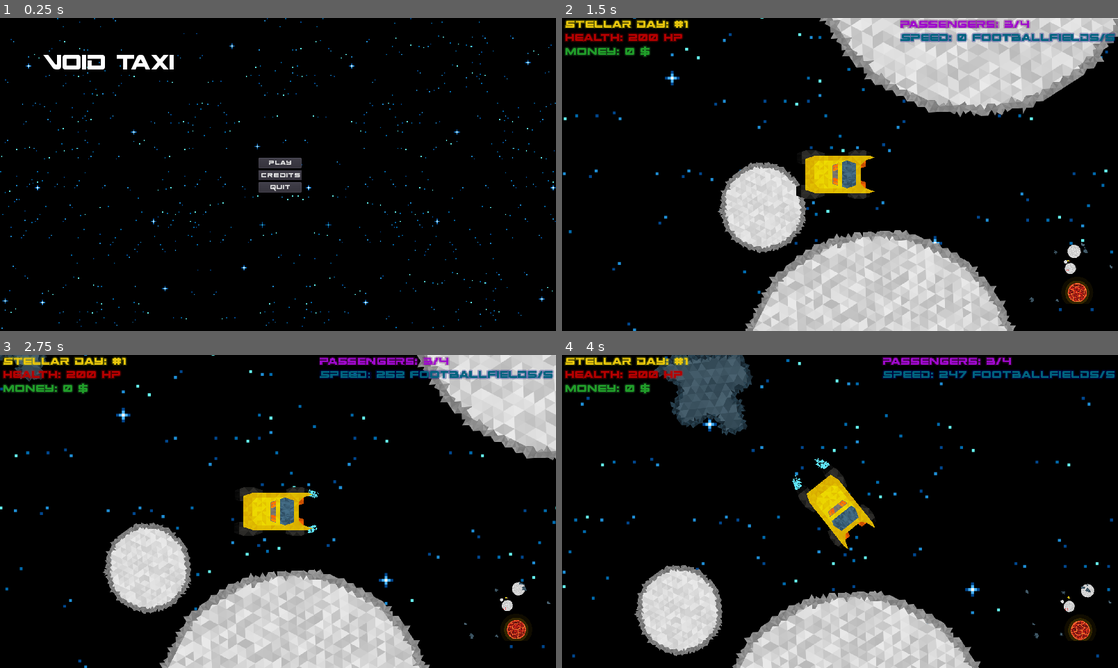
Above: before the commit, frames 1-4 (two rows, left to right).
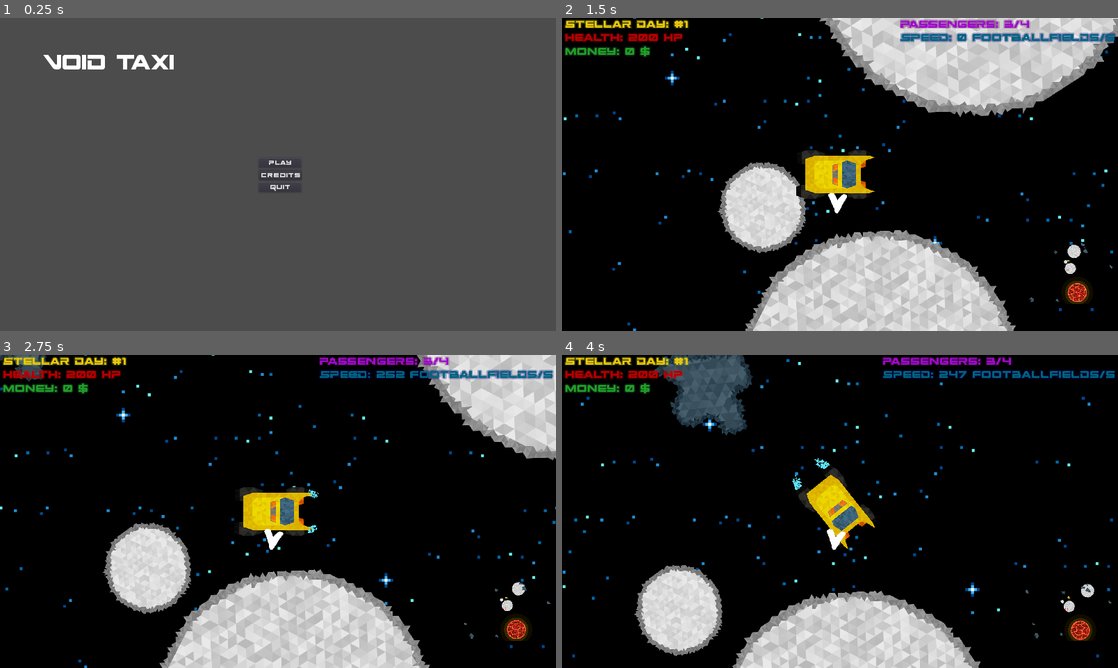
Above: after the commit, the same moments.

Repository: game-jam-team-gut/void-taxi
Game: Godot game, scene res://MainMenu.tscn
Same seed, same stepped clock (60 frames per second), same inputs: the game is played once before the commit and once after it.
Inputs:
- Up to frame 1 (0.25 s): no input
- Up to frame 2 (1.5 s): click "Play" at 0.5 s; hold Right (ui_right) from 1.28 s (still down)
- Up to frame 3 (2.75 s): release Right (ui_right) at 2.03 s; hold Down (ui_down) from 2.03 s (still down)
- Up to frame 4 (4 s): release Down (ui_down) at 2.78 s; hold Right (ui_right) 2.78-3.53 s; hold Up (ui_up) from 3.53 s (still down)

The runs differ from the first frame. In frame 1, 99% of the frame differs, in the area x 0-100%, y 0-100%; in frame 2, 0.1%; in frame 3, 0.1%; in frame 4, 0.1%.

Commit message:
Add arrow pointing to destination

Diff:
--- a/MainMenu.tscn
+++ b/MainMenu.tscn
@@ -1,9 +1,8 @@
-[gd_scene load_steps=5 format=2]
+[gd_scene load_steps=4 format=2]
 
 [ext_resource path="res://MainMenu/MainMenu.gd" type="Script" id=1]
 [ext_resource path="res://MainMenu/MainMenuNormalFont.tres" type="DynamicFont" id=2]
 [ext_resource path="res://MainMenu/MainMenuTitleFont.tres" type="DynamicFont" id=3]
-[ext_resource path="res://Void/background.png" type="Texture" id=4]
 
 [node name="MainMenu" type="Control"]
 anchor_right = 1.0
@@ -12,10 +11,6 @@
 __meta__ = {
 "_edit_use_anchors_": false
 }
-
-[node name="Sprite" type="Sprite" parent="."]
-position = Vector2( 960, 540 )
-texture = ExtResource( 4 )
 
 [node name="Label" type="Label" parent="."]
 margin_left = 147.555
--- a/Void.tscn
+++ b/Void.tscn
@@ -40,5 +40,6 @@
 position = Vector2( 693.649, -1202.72 )
 [connection signal="timeout" from="AsteroidSpawner/SpawnTimer" to="AsteroidSpawner" method="_on_SpawnTimer_timeout"]
 [connection signal="timeout" from="AsteroidSpawner/AsteroidCountIncrease" to="AsteroidSpawner" method="_on_AsteroidCountIncrease_timeout"]
+[connection signal="destination_set" from="PassengersDestinationsAssigner" to="Taxi" method="_on_PassengersDestinationsAssigner_destination_set"]
 [connection signal="passenger_delivered" from="Taxi" to="PassengersDestinationsAssigner" method="_on_Taxi_passenger_delivered"]
 [connection signal="passenger_pickup" from="Taxi" to="PassengersDestinationsAssigner" method="_on_Taxi_passenger_pickup"]
--- a/Void/PassengersDestinationsAssigner.gd
+++ b/Void/PassengersDestinationsAssigner.gd
@@ -1,5 +1,6 @@
 extends Node
 
+signal destination_set(destination)
 
 var planets
 
@@ -41,6 +42,7 @@
 	var y = rng.randf_range(-r, r)
 	destination_instance.position = Vector2(x, y)
 	destination_instance.set_global_rotation(0)
+	emit_signal("destination_set", destination_instance)
 
 func get_random_planet(excluded_planet):
 	var rng = RandomNumberGenerator.new()
--- a/Void/Taxi.tscn
+++ b/Void/Taxi.tscn
@@ -10,6 +10,8 @@
 [ext_resource path="res://Void/Taxi/BurnManager.gd" type="Script" id=8]
 [ext_resource path="res://Void/Taxi/taxi_engine_right.png" type="Texture" id=9]
 [ext_resource path="res://Void/Taxi/EngineParticles2D.tscn" type="PackedScene" id=10]
+[ext_resource path="res://Void/Taxi/arrow.png" type="Texture" id=11]
+[ext_resource path="res://Void/Taxi/ArrowPointingToDestination.gd" type="Script" id=12]
 
 [sub_resource type="RectangleShape2D" id=1]
 extents = Vector2( 122.047, 67.9431 )
@@ -329,10 +331,17 @@
 randomness = 1.0
 local_coords = false
 process_material = SubResource( 14 )
+
+[node name="Arrow" type="Node" parent="."]
+
+[node name="arrow" type="Sprite" parent="Arrow"]
+position = Vector2( 960, 540 )
+texture = ExtResource( 11 )
+script = ExtResource( 12 )
+[connection signal="timeout" from="DayCycleSystem/Timer" to="CanvasLayer/HBoxContainer3" method="_on_Timer_timeout"]
 [connection signal="timeout" from="DayCycleSystem/Timer" to="CanvasLayer/HBoxContainer/VBoxContainer/HBoxContainer3/Rent" method="_on_Timer_timeout"]
 [connection signal="timeout" from="DayCycleSystem/Timer" to="." method="_on_Timer_timeout"]
 [connection signal="timeout" from="DayCycleSystem/Timer" to="DayCycleSystem" method="_on_Timer_timeout"]
-[connection signal="timeout" from="DayCycleSystem/Timer" to="CanvasLayer/HBoxContainer3" method="_on_Timer_timeout"]
 [connection signal="area_entered" from="PassengerDetector" to="PassengerSystem" method="_on_PassengerDetector_area_entered"]
 [connection signal="area_entered" from="BurningDetector" to="BurnManager" method="_on_BurningDetector_area_entered"]
 [connection signal="area_exited" from="BurningDetector" to="BurnManager" method="_on_BurningDetector_area_exited"]
--- /dev/null
+++ b/Void/Taxi/ArrowPointingToDestination.gd
@@ -0,0 +1,21 @@
+extends Sprite
+
+
+var destination = null setget set_destination
+
+var R = 100
+
+func _ready():
+	pass # Replace with function body.
+
+func set_destination(dest):
+	destination = dest
+
+# Called every frame. 'delta' is the elapsed time since the previous frame.
+func _process(delta):
+	if destination != null:
+		show()
+		rotation = global_position.angle_to_point(destination.global_position) + (3 * PI)/2
+		position = get_parent().get_parent().global_position + Vector2(R, 0).rotated(rotation + (3 * PI)/2)
+	else:
+		hide()
--- a/Void/Taxi/Taxi.gd
+++ b/Void/Taxi/Taxi.gd
@@ -27,6 +27,8 @@
 var health = 200
 
 var taxi_body_broken = preload("res://Void/Taxi/taxi_body_broken.png")
+
+onready var arrow = get_node("Arrow/arrow")
 
 onready var collision_raycast_forward1 = get_node("RayCast2DForward")
 onready var collision_raycast_forward2 = get_node("RayCast2DForward2")
@@ -160,3 +162,7 @@
 	money-=RENT
 	if money < 0: #game over
 		get_tree().change_scene("res://GameOver.tscn")
+
+
+func _on_PassengersDestinationsAssigner_destination_set(destination):
+	arrow.set_destination(destination)
Not shown: 1 places in Void/Taxi.tscn that only renumber resources
Binary file added: Void/Taxi/arrow.png
Not shown, added: Void/Taxi/arrow.png.import
